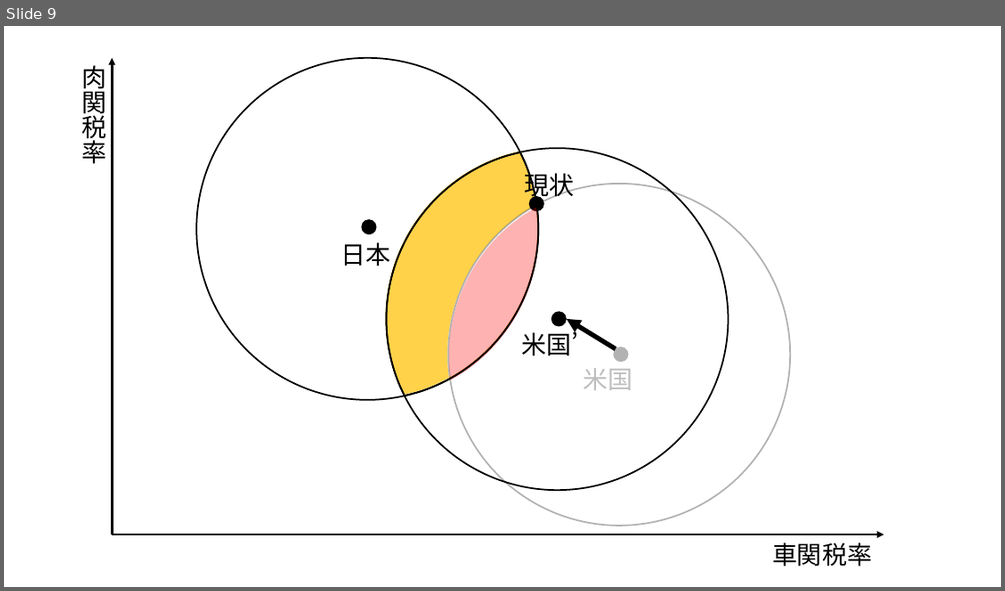
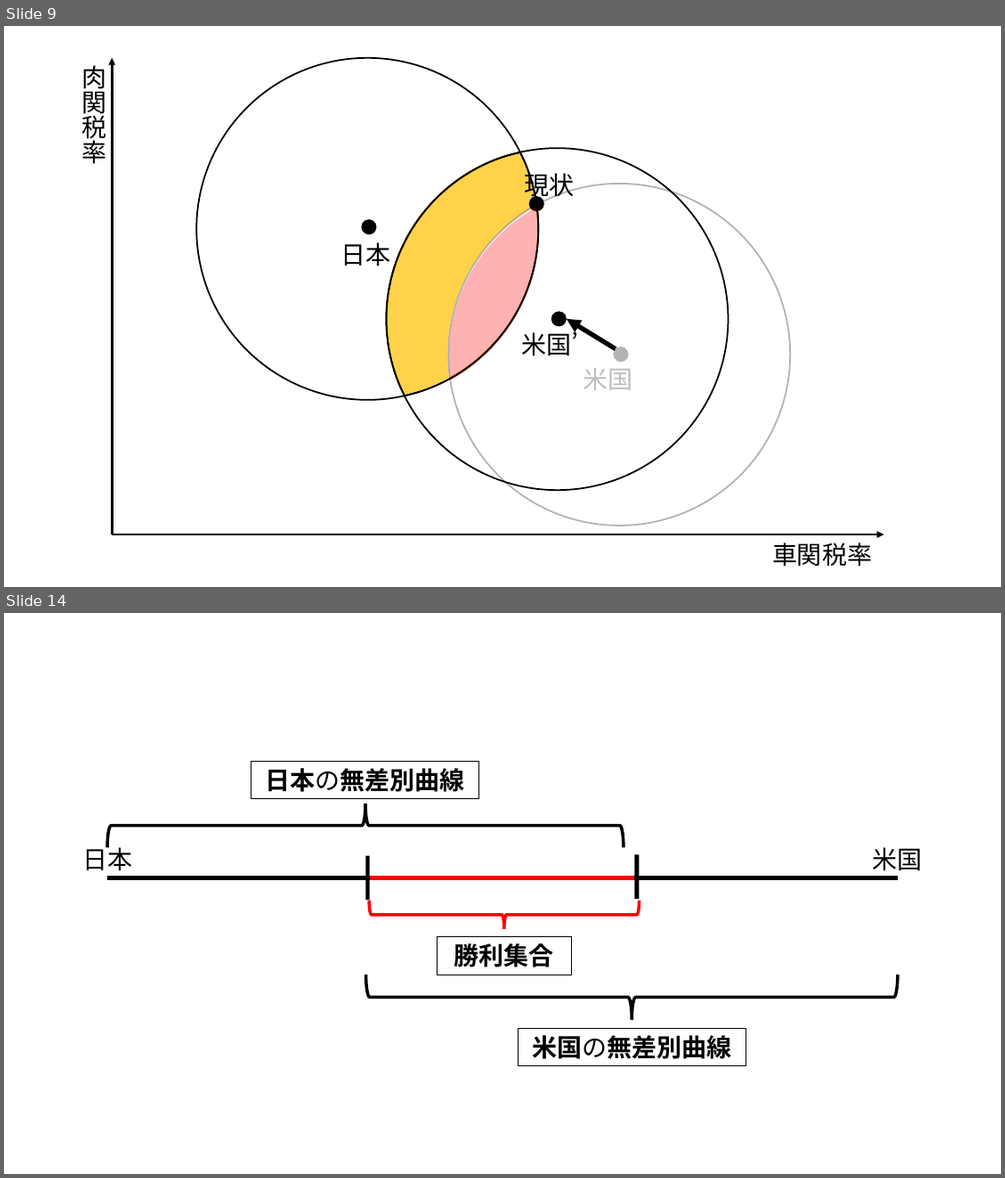
Before and after one commit to junpei-suzuki/IPE1-2026-Gakushuin, a slide deck: figs/DIYfigures_ipe1.pptx. Shown one above the other, each under a label of ours: slide 9 before the commit, slides 9 and 14 after it; the slides between them are not shown. The pictures are 1005x591 and 1005x1178 pixels, drawn with LibreOffice and Linux fonts; fonts in the diff are those of the drawing. Boxes give left, top, right and bottom in pixels: in the first picture for what was removed or moved away, otherwise in the second. Text is boxed around its words. In the diff, an @@ line names an element or a change of style, - is before the commit and + after.

```diff
--- a/figs/DIYfigures_ipe1.pptx
+++ b/figs/DIYfigures_ipe1.pptx
@@ slide 14 added at (4, 613, 1001, 1174), background #FFFFFF @@
@@ group added at (82, 761, 922, 1065): 5 rectangles, 3 left braces, 2 texts, 2 lines @@
+日本
+米国
+日本の無差別曲線
+米国の無差別曲線
+勝利集合
```
Also in this commit, not shown: 6 other slides added, 6 other files.
